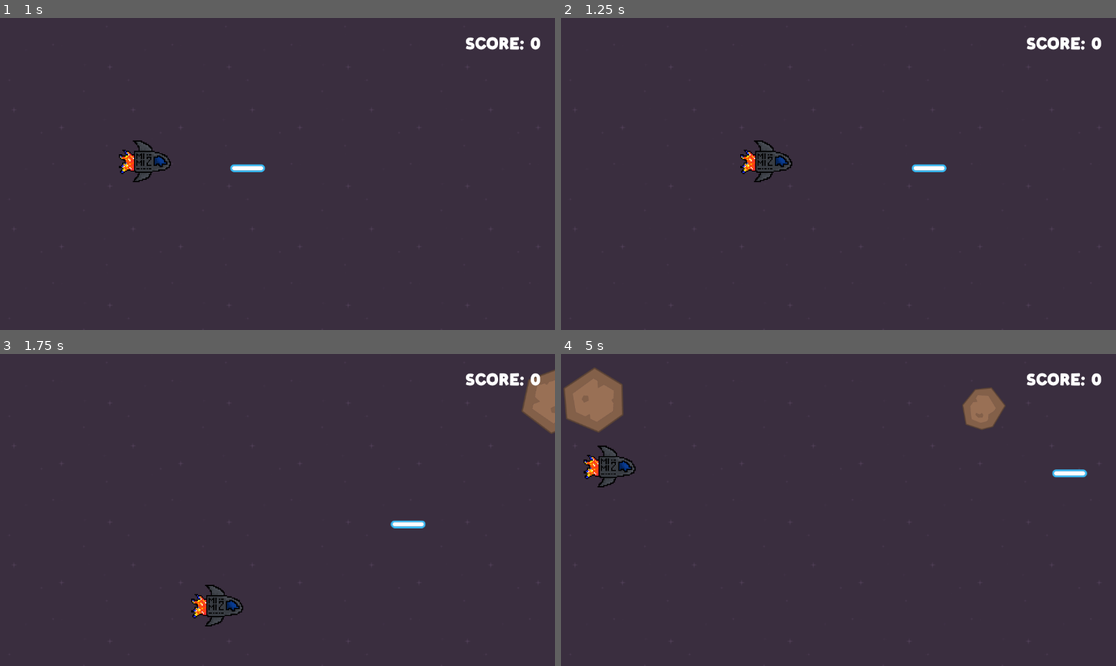
Above: before the commit, frames 1-4 (two rows, left to right).
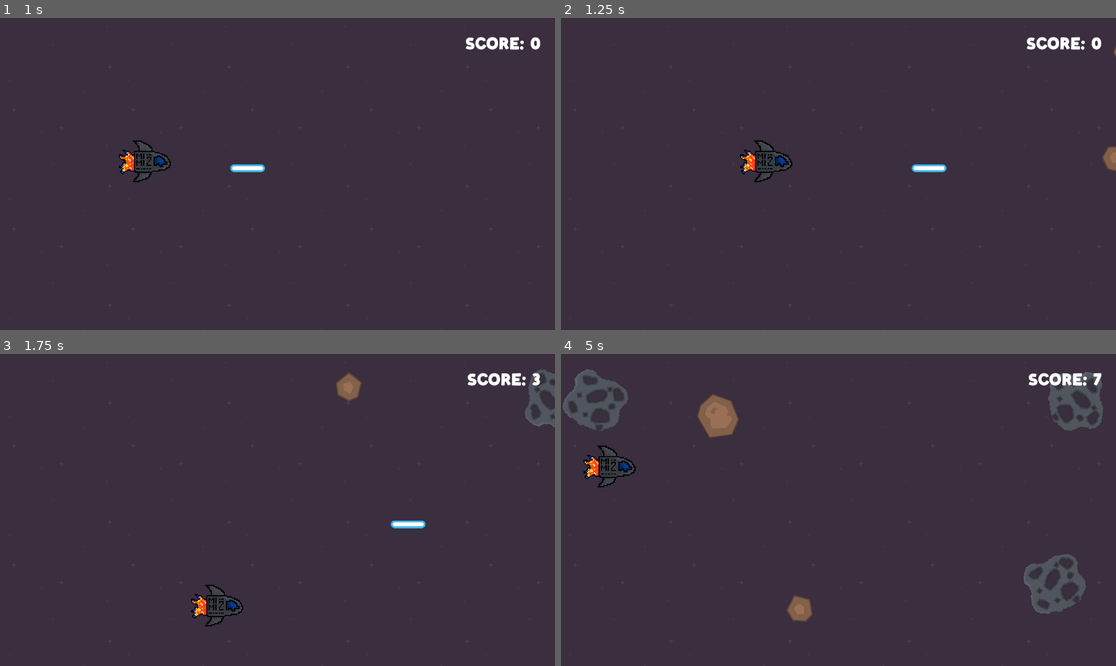
Above: after the commit, the same moments.

Repository: Davidjesu2/asteroid_shooter
Game: Godot game, scene res://scenes/main/main.tscn
The game is run twice, just before and just after one commit, with the same random seed, the same clock (stepped at 60 frames per second) and the same inputs.
Inputs:
- Up to frame 1 (1 s): tap Enter at 0.5 s; hold D (move_right) from 0.53 s (still down); tap Space (shoot) at 0.6 s
- Up to frame 2 (1.25 s): keep holding D (move_right)
- Up to frame 3 (1.75 s): release D (move_right) at 1.28 s; hold S (move_down) from 1.28 s (still down); tap Space (shoot) at 1.35 s
- Up to frame 4 (5 s): release S (move_down) at 2.03 s; hold D (move_right) 2.03-2.78 s; tap Space (shoot) every 0.75 s from 2.1 to 4.35 s; hold Up (move_up) 2.78-3.53 s; hold A (move_left) from 3.53 s (still down)

Frame 1 is identical in both runs. In frame 2, 0.2% of the frame differs, in the area x 97-100%, y 9-50%; in frame 3, 1.4%; in frame 4, 5.7%, in the area x 0-98%, y 4-86%.

Commit message:
Se agrega Powerup con su respectivo spawner, se agrega efecto de particula a la destruccion de asteroides

Diff:
--- /dev/null
+++ b/power_up.gd
@@ -0,0 +1,12 @@
+extends Area2D
+
+
+
+
+
+func _on_area_entered(area: Area2D) -> void:
+	if area.is_in_group("player"):
+		var asteroids = get_tree().get_nodes_in_group("asteroids")
+		for asteroid in asteroids:
+			asteroid.destroy()
+		queue_free()
--- /dev/null
+++ b/scenes/Particles/explosion_particle.gd
@@ -0,0 +1,10 @@
+extends GPUParticles2D
+
+
+# Called when the node enters the scene tree for the first time.
+func _ready() -> void:
+	emitting = true
+
+
+func _on_finished() -> void:
+	queue_free()
--- /dev/null
+++ b/scenes/Particles/explosion_particle.tscn
@@ -0,0 +1,39 @@
+[gd_scene format=3 uid="uid://d4epita8dl0d1"]
+
+[ext_resource type="Script" uid="uid://blj4g6ups7rvs" path="res://scenes/Particles/explosion_particle.gd" id="1_7uo1y"]
+
+[sub_resource type="Gradient" id="Gradient_88ymm"]
+colors = PackedColorArray(0.65876424, 0.31480762, 1.92523e-07, 1, 1, 1, 0.23921569, 1)
+
+[sub_resource type="GradientTexture1D" id="GradientTexture1D_7uo1y"]
+gradient = SubResource("Gradient_88ymm")
+
+[sub_resource type="Curve" id="Curve_363a0"]
+_data = [Vector2(0, 1), 0.0, -0.5820223, 0, 0, Vector2(1, 0), 0.0, 0.0, 0, 0]
+point_count = 2
+
+[sub_resource type="CurveTexture" id="CurveTexture_vytp1"]
+curve = SubResource("Curve_363a0")
+
+[sub_resource type="ParticleProcessMaterial" id="ParticleProcessMaterial_xq0ct"]
+particle_flag_disable_z = true
+spread = 180.0
+initial_velocity_min = 100.0
+initial_velocity_max = 300.0
+gravity = Vector3(0, 0, 0)
+scale_min = 5.0
+scale_max = 5.0
+scale_curve = SubResource("CurveTexture_vytp1")
+color_initial_ramp = SubResource("GradientTexture1D_7uo1y")
+
+[node name="ExplosionParticle" type="GPUParticles2D" unique_id=1857694345]
+emitting = false
+amount = 30
+lifetime = 0.31
+one_shot = true
+explosiveness = 1.0
+collision_base_size = 0.0
+process_material = SubResource("ParticleProcessMaterial_xq0ct")
+script = ExtResource("1_7uo1y")
+
+[connection signal="finished" from="." to="." method="_on_finished"]
--- a/scenes/asteroids/big_asteroid.tscn
+++ b/scenes/asteroids/big_asteroid.tscn
@@ -1,7 +1,8 @@
 [gd_scene format=3 uid="uid://cv3rce54ut6xj"]
 
-[ext_resource type="Texture2D" uid="uid://df1g1usfs4r2s" path="res://assets/sprites/rock-big.png" id="1_6lffe"]
 [ext_resource type="Script" uid="uid://b1dciimbp7rdq" path="res://scripts/asteroid.gd" id="1_y2s20"]
+[ext_resource type="PackedScene" uid="uid://d4epita8dl0d1" path="res://scenes/Particles/explosion_particle.tscn" id="2_ra15y"]
+[ext_resource type="Texture2D" uid="uid://cmlnugnnqetbn" path="res://assets/sprites/asteroide grande x4.png" id="2_y2s20"]
 
 [sub_resource type="CircleShape2D" id="CircleShape2D_y2s20"]
 radius = 84.0238
@@ -14,10 +15,13 @@
 min_rotation_speed = -200.0
 max_rotation_speed = 200.0
 points = 1
+explosion_scene = ExtResource("2_ra15y")
 metadata/_edit_group_ = true
 
 [node name="Sprite2D" type="Sprite2D" parent="." unique_id=499346150]
-texture = ExtResource("1_6lffe")
+position = Vector2(-15.714285, 22.857143)
+scale = Vector2(0.8125, 0.8125)
+texture = ExtResource("2_y2s20")
 
 [node name="CollisionShape2D" type="CollisionShape2D" parent="." unique_id=328604620]
 position = Vector2(0, 3)
--- a/scenes/asteroids/medium_asteroid.tscn
+++ b/scenes/asteroids/medium_asteroid.tscn
@@ -2,6 +2,7 @@
 
 [ext_resource type="Texture2D" uid="uid://bp2uar47q8fg4" path="res://assets/sprites/rock-medium.png" id="1_5f0el"]
 [ext_resource type="Script" uid="uid://b1dciimbp7rdq" path="res://scripts/asteroid.gd" id="1_nnmk3"]
+[ext_resource type="PackedScene" uid="uid://d4epita8dl0d1" path="res://scenes/Particles/explosion_particle.tscn" id="2_f8a32"]
 
 [sub_resource type="CircleShape2D" id="CircleShape2D_nnmk3"]
 radius = 53.037724
@@ -14,6 +15,7 @@
 min_rotation_speed = -180.0
 max_rotation_speed = 180.0
 points = 2
+explosion_scene = ExtResource("2_f8a32")
 metadata/_edit_group_ = true
 
 [node name="Sprite2D" type="Sprite2D" parent="." unique_id=1868832795]
--- a/scenes/asteroids/small_asteroid.tscn
+++ b/scenes/asteroids/small_asteroid.tscn
@@ -2,6 +2,7 @@
 
 [ext_resource type="Texture2D" uid="uid://cl8un08ma28u7" path="res://assets/sprites/rock-small.png" id="1_ckhff"]
 [ext_resource type="Script" uid="uid://b1dciimbp7rdq" path="res://scripts/asteroid.gd" id="1_kfbcv"]
+[ext_resource type="PackedScene" uid="uid://d4epita8dl0d1" path="res://scenes/Particles/explosion_particle.tscn" id="2_ooo1b"]
 
 [sub_resource type="CircleShape2D" id="CircleShape2D_kfbcv"]
 radius = 32.0
@@ -14,6 +15,7 @@
 min_rotation_speed = -180.0
 max_rotation_speed = 180.0
 points = 3
+explosion_scene = ExtResource("2_ooo1b")
 metadata/_edit_group_ = true
 
 [node name="Sprite2D" type="Sprite2D" parent="." unique_id=2055862833]
--- a/scenes/main/main.tscn
+++ b/scenes/main/main.tscn
@@ -1,13 +1,12 @@
 [gd_scene format=3 uid="uid://cuprbq600w8r8"]
 
 [ext_resource type="Texture2D" uid="uid://cymnql4of0twx" path="res://assets/sprites/background.png" id="1_iuonh"]
-[ext_resource type="PackedScene" uid="uid://cv3rce54ut6xj" path="res://scenes/asteroids/big_asteroid.tscn" id="2_k2fmo"]
-[ext_resource type="Script" uid="uid://ou6r4eam6pyj" path="res://scripts/asteroid_spawner.gd" id="4_6q06x"]
+[ext_resource type="PackedScene" uid="uid://bcvtlbaxm1gjp" path="res://scenes/spawners/asteroid_spawner.tscn" id="3_ow5a4"]
 [ext_resource type="PackedScene" uid="uid://jsy785gqjg3j" path="res://scenes/character/Player.tscn" id="4_l3cfh"]
-[ext_resource type="PackedScene" uid="uid://lyx62w7mlr6q" path="res://scenes/asteroids/medium_asteroid.tscn" id="6_hujxm"]
-[ext_resource type="PackedScene" uid="uid://f6e5rigvly0h" path="res://scenes/asteroids/small_asteroid.tscn" id="7_yyfjg"]
+[ext_resource type="PackedScene" uid="uid://cu6jk5s77dg6y" path="res://scenes/spawners/power_up_spawner.tscn" id="7_hujxm"]
 [ext_resource type="PackedScene" uid="uid://bfyi51n01aso3" path="res://scenes/ui/game_over/game_over_ui.tscn" id="8_a8run"]
 [ext_resource type="AudioStream" uid="uid://b8g0ml1t8xnno" path="res://music/djartmusic-the-return-of-the-8-bit-era-301292.mp3" id="8_b1x3f"]
+[ext_resource type="PackedScene" uid="uid://by7dh8g82rt2q" path="res://scenes/powerup/power_up.tscn" id="8_ouso4"]
 [ext_resource type="PackedScene" uid="uid://bepttmp7eelca" path="res://scenes/ui/hud/hud.tscn" id="8_yyfjg"]
 
 [sub_resource type="RectangleShape2D" id="RectangleShape2D_l3cfh"]
@@ -54,15 +53,8 @@
 position = Vector2(0, 329.5)
 shape = SubResource("RectangleShape2D_6q06x")
 
-[node name="AsteroidSpawner" type="Marker2D" parent="." unique_id=348853009]
+[node name="AsteroidSpawner" parent="." unique_id=1850948844 instance=ExtResource("3_ow5a4")]
 position = Vector2(1399, 321)
-script = ExtResource("4_6q06x")
-asteroids = Array[PackedScene]([ExtResource("2_k2fmo"), ExtResource("6_hujxm"), ExtResource("7_yyfjg")])
-min_y = 64.0
-max_y = 594.0
-
-[node name="Timer" type="Timer" parent="AsteroidSpawner" unique_id=23787780]
-autostart = true
 
 [node name="UI Layer" type="CanvasLayer" parent="." unique_id=1693808640]
 
@@ -76,4 +68,5 @@
 autoplay = true
 parameters/looping = true
 
-[connection signal="timeout" from="AsteroidSpawner/Timer" to="AsteroidSpawner" method="_on_timer_timeout"]
+[node name="PowerUpSpawner" parent="." unique_id=1045986489 instance=ExtResource("7_hujxm")]
+powers_up = Array[PackedScene]([ExtResource("8_ouso4")])
--- /dev/null
+++ b/scenes/powerup/power_up.tscn
@@ -0,0 +1,20 @@
+[gd_scene format=3 uid="uid://by7dh8g82rt2q"]
+
+[ext_resource type="Script" uid="uid://ckrcdhge3nxl7" path="res://power_up.gd" id="1_orlkp"]
+[ext_resource type="Texture2D" uid="uid://dc6r88cjcsavf" path="res://assets/sprites/powerupYellow_bolt.png" id="2_wyw4f"]
+
+[sub_resource type="RectangleShape2D" id="RectangleShape2D_feo6u"]
+size = Vector2(31, 32)
+
+[node name="PowerUp" type="Area2D" unique_id=435064420]
+script = ExtResource("1_orlkp")
+metadata/_edit_group_ = true
+
+[node name="Sprite2D" type="Sprite2D" parent="." unique_id=1673607237]
+texture = ExtResource("2_wyw4f")
+
+[node name="CollisionShape2D" type="CollisionShape2D" parent="." unique_id=1736174236]
+position = Vector2(-0.5, 0)
+shape = SubResource("RectangleShape2D_feo6u")
+
+[connection signal="area_entered" from="." to="." method="_on_area_entered"]
--- /dev/null
+++ b/scenes/spawners/asteroid_spawner.tscn
@@ -0,0 +1,18 @@
+[gd_scene format=3 uid="uid://bcvtlbaxm1gjp"]
+
+[ext_resource type="Script" uid="uid://ou6r4eam6pyj" path="res://scripts/asteroid_spawner.gd" id="1_hc4iq"]
+[ext_resource type="PackedScene" uid="uid://cv3rce54ut6xj" path="res://scenes/asteroids/big_asteroid.tscn" id="2_5iila"]
+[ext_resource type="PackedScene" uid="uid://lyx62w7mlr6q" path="res://scenes/asteroids/medium_asteroid.tscn" id="3_cecnu"]
+[ext_resource type="PackedScene" uid="uid://f6e5rigvly0h" path="res://scenes/asteroids/small_asteroid.tscn" id="4_6b3kp"]
+
+[node name="AsteroidSpawner" type="Marker2D" unique_id=1850948844]
+position = Vector2(1306, 338)
+script = ExtResource("1_hc4iq")
+asteroids = Array[PackedScene]([ExtResource("2_5iila"), ExtResource("3_cecnu"), ExtResource("4_6b3kp")])
+min_y = 64.0
+max_y = 594.0
+
+[node name="Timer" type="Timer" parent="." unique_id=1046615450]
+autostart = true
+
+[connection signal="timeout" from="Timer" to="." method="_on_timer_timeout"]
--- /dev/null
+++ b/scenes/spawners/power_up_spawner.gd
@@ -0,0 +1,27 @@
+extends Node2D
+
+@export var powers_up: Array[PackedScene]
+@export var min_x: float
+@export var max_x: float
+@export var min_y: float
+@export var max_y: float
+
+
+func _on_timer_timeout() -> void:
+	crear_powerup()
+
+
+
+
+
+func crear_powerup():
+	var power_up_random = powers_up.pick_random()
+	var power_up_instanciate = power_up_random.instantiate()
+
+	add_child(power_up_instanciate)
+
+	var random_y = randf_range(min_y, max_y)
+	var random_x = randf_range(min_x, max_x)
+
+	power_up_instanciate.global_position.x = random_x
+	power_up_instanciate.global_position.y = random_y
--- /dev/null
+++ b/scenes/spawners/power_up_spawner.tscn
@@ -0,0 +1,18 @@
+[gd_scene format=3 uid="uid://cu6jk5s77dg6y"]
+
+[ext_resource type="Script" uid="uid://c8giiq4m76plh" path="res://scenes/spawners/power_up_spawner.gd" id="1_umnrb"]
+[ext_resource type="PackedScene" uid="uid://by7dh8g82rt2q" path="res://scenes/powerup/power_up.tscn" id="2_3c406"]
+
+[node name="PowerUpSpawner" type="Node2D" unique_id=1045986489]
+script = ExtResource("1_umnrb")
+powers_up = Array[PackedScene]([ExtResource("2_3c406")])
+min_x = 27.0
+max_x = 574.0
+min_y = 15.0
+max_y = 633.0
+
+[node name="Timer" type="Timer" parent="." unique_id=1271268991]
+wait_time = 10.0
+autostart = true
+
+[connection signal="timeout" from="Timer" to="." method="_on_timer_timeout"]
--- a/scripts/asteroid.gd
+++ b/scripts/asteroid.gd
@@ -8,6 +8,8 @@
 @export var min_rotation_speed: float
 @export var max_rotation_speed: float
 @export var points: int
+@export var explosion_scene: PackedScene
+
 
 func _ready() -> void:
 	random_speed = randf_range(min_speed, max_speed)
@@ -21,6 +23,14 @@
 func _on_area_entered(area: Area2D) -> void:
 	if area.is_in_group("laser"):
 		GameManager.add_score(points)
+		destroy()
 
 	if area.is_in_group("player") or area.is_in_group("laser"):
-		queue_free()
+		destroy()
+
+
+func destroy():
+	var explosion_instance = explosion_scene.instantiate()
+	add_sibling(explosion_instance)
+	explosion_instance.position = position
+	queue_free()
--- a/scripts/asteroid_spawner.gd
+++ b/scripts/asteroid_spawner.gd
@@ -11,6 +11,8 @@
 	if GameManager.is_gamer_over:
 		timer.stop()
 	# Asignacion de la escena a instanciar mediante pick_random de array.
+
+
 	var random_asteroid_scene = asteroids.pick_random()
 	var random_asteroid_instance = random_asteroid_scene.instantiate()
 	# Agregar a escena
@@ -24,4 +26,5 @@
 
 
 func _on_timer_timeout() -> void:
-	create_asteroid()
+	for i in range(3):
+		create_asteroid()
Binary file added: assets/sprites/asteroide grande x2.png
Not shown, added: assets/sprites/asteroide grande x2.png.import
Binary file added: assets/sprites/asteroide grande x4.png
Not shown, added: assets/sprites/asteroide grande x4.png.import
Not shown, changed: export_presets.cfg
Not shown, added: power_up.gd.uid
Not shown, added: scenes/Particles/explosion_particle.gd.uid
Not shown, added: scenes/spawners/power_up_spawner.gd.uid
